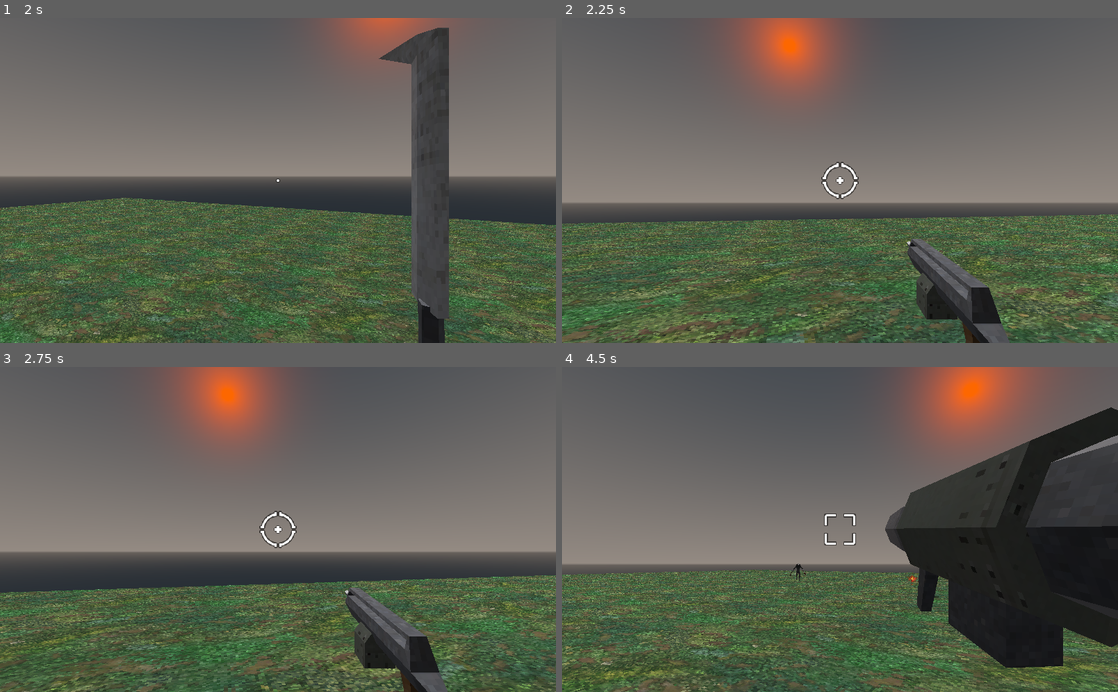
Above: before the commit, frames 1-4 (two rows, left to right).
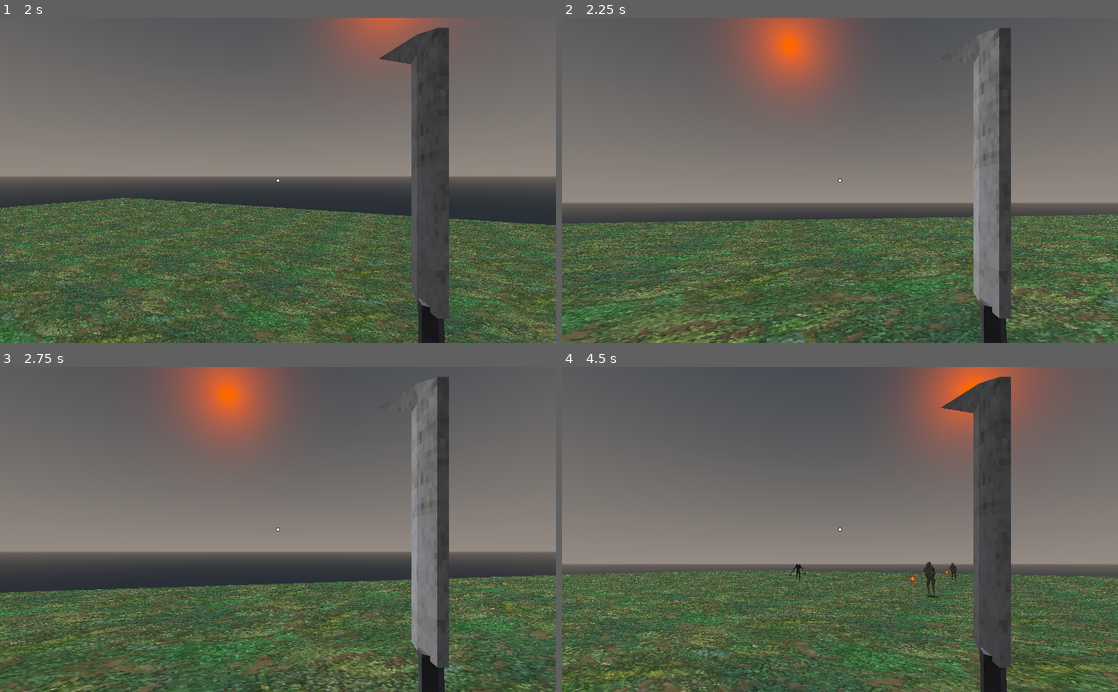
Above: after the commit, the same moments.

Repository: ikilinc1/-Godot-Engine-Retro-3D-FPS
Game: Godot game, scene res://World.tscn
Same seed, same stepped clock (60 frames per second), same inputs: the game is played once before the commit and once after it.
Inputs (mouse positions are in pixels of both pictures, inside the frame that each line leads up to):
- Up to frame 1 (2 s): tap Enter at 0.5 s; move the mouse to (305, 180) at 0.52 s; press the mouse at (305, 180) at 0.53 s; hold W (move_forwards) from 0.53 s (still down); tap Space (jump) at 0.77, 1.52 s; move the mouse to (250, 180) at 1.27 s; release the mouse at (250, 180) at 1.28 s; tap 1 at 1.35 s
- Up to frame 2 (2.25 s): keep holding W (move_forwards); move the mouse to (851, 174) at 2.02 s; tap 2 at 2.1 s
- Up to frame 3 (2.75 s): keep holding W (move_forwards)
- Up to frame 4 (4.5 s): keep holding W (move_forwards); move the mouse to (834, 536) at 2.77 s; tap 3 at 2.85 s; tap Space (jump) at 3.02, 3.77 s; tap R (restart) at 3.5 s; move the mouse to (878, 532) at 3.52 s; tap 4 at 3.6 s; move the mouse to (795, 526) at 4.27 s; tap 5 at 4.35 s

Frame 1 is identical in both runs. In frame 2, 6.5% of the frame differs, in the area x 46-81%, y 2-100%; in frame 3, 6.3%; in frame 4, 24%, in the area x 47-100%, y 2-100%.

Commit message:
added pickup manager and weapon unlock system via pickups

Diff:
--- a/Retro-3D-FPS/characters/HealthManager.gd
+++ b/Retro-3D-FPS/characters/HealthManager.gd
@@ -71,3 +71,8 @@
 	get_tree().get_root().add_child(gibs_inst)
 	gibs_inst.global_transform.origin = global_transform.origin
 	gibs_inst.enable_gibs()
+
+func get_pickup(pickup_type, ammo):
+	match pickup_type:
+		Pickup.PICKUP_TYPES.HEALTH:
+			heal(ammo)
--- /dev/null
+++ b/Retro-3D-FPS/characters/player/PickupManager.gd
@@ -0,0 +1,18 @@
+extends Area
+
+signal got_pickup
+
+var max_player_health = 0
+var cur_player_health = 0
+
+func update_player_health(amnt):
+	cur_player_health + amnt
+
+func _ready():
+	connect("area_entered",self, "on_area_enter")
+
+func on_area_enter(pickup: Pickup):
+	if pickup.pickup_type == Pickup.PICKUP_TYPES.HEALTH and cur_player_health == max_player_health:
+		return
+	emit_signal("got_pickup", pickup.pickup_type, pickup.ammo)
+	pickup.queue_free()
--- a/Retro-3D-FPS/characters/player/Player.gd
+++ b/Retro-3D-FPS/characters/player/Player.gd
@@ -19,12 +19,18 @@
 onready var character_mover = $CharacterMover
 onready var health_manager = $HealthManager
 onready var weapon_manager = $Camera/WeaponManager
+onready var pickup_manager = $PickupManager
 
 var dead = false
 
 func _ready():
 	Input.set_mouse_mode(Input.MOUSE_MODE_CAPTURED)
 	character_mover.init(self)
+
+	pickup_manager.max_player_health = health_manager.max_health
+	health_manager.connect("health_changed",pickup_manager, "update_player_health")
+	pickup_manager.connect("got_pickup", weapon_manager,"get_pickup")
+	pickup_manager.connect("got_pickup", health_manager,"get_pickup")
 	health_manager.init()
 	health_manager.connect("dead", self, "kill")
 	weapon_manager.init($Camera/FirePoint, [self])
--- a/Retro-3D-FPS/characters/player/Player.tscn
+++ b/Retro-3D-FPS/characters/player/Player.tscn
@@ -20,6 +20,7 @@
 [ext_resource path="res://weapons/crosshairs/crosshair026.png" type="Texture" id=18]
 [ext_resource path="res://weapons/crosshairs/crosshair001.png" type="Texture" id=19]
 [ext_resource path="res://weapons/crosshairs/crosshair066.png" type="Texture" id=20]
+[ext_resource path="res://characters/player/PickupManager.gd" type="Script" id=21]
 
 [sub_resource type="CapsuleShape" id=1]
 radius = 0.5
@@ -397,6 +398,9 @@
 
 [sub_resource type="SphereShape" id=18]
 radius = 50.0
+
+[sub_resource type="CapsuleShape" id=19]
+radius = 0.7
 
 [node name="Player" type="KinematicBody" groups=["player"]]
 collision_layer = 6
@@ -620,6 +624,15 @@
 [node name="Timer" type="Timer" parent="."]
 autostart = true
 
+[node name="PickupManager" type="Area" parent="."]
+collision_layer = 0
+collision_mask = 8
+script = ExtResource( 21 )
+
+[node name="CollisionShape" type="CollisionShape" parent="PickupManager"]
+transform = Transform( 1, 0, 0, 0, -4.37114e-08, -1, 0, 1, -4.37114e-08, 0, 1, 0 )
+shape = SubResource( 19 )
+
 [connection signal="fired" from="Camera/WeaponManager/Weapons/MachineGun" to="Camera/WeaponManager/Weapons/MachineGun/Graphics/MuzzleFlash" method="flash"]
 [connection signal="fired" from="Camera/WeaponManager/Weapons/Shotgun" to="Camera/WeaponManager/Weapons/Shotgun/Graphics/MuzzleFlash" method="flash"]
 [connection signal="fired" from="Camera/WeaponManager/Weapons/RocketLauncher" to="Camera/WeaponManager/Weapons/RocketLauncher/Graphics/MuzzleFlash" method="flash"]
--- a/Retro-3D-FPS/characters/player/WeaponManager.gd
+++ b/Retro-3D-FPS/characters/player/WeaponManager.gd
@@ -3,9 +3,9 @@
 enum WEAPON_SLOTS {MACHETE, MACHINE_GUN, SHOTGUN, ROCKET_LAUNCHER}
 var slots_unlocked = {
 	WEAPON_SLOTS.MACHETE: true,
-	WEAPON_SLOTS.MACHINE_GUN: true,
-	WEAPON_SLOTS.SHOTGUN: true,
-	WEAPON_SLOTS.ROCKET_LAUNCHER: true,
+	WEAPON_SLOTS.MACHINE_GUN: false,
+	WEAPON_SLOTS.SHOTGUN: false,
+	WEAPON_SLOTS.ROCKET_LAUNCHER: false,
 }
 
 onready var anim_player = $AnimationPlayer
@@ -18,6 +18,8 @@
 var fire_point : Spatial
 var bodies_to_exlude: Array = []
 
+signal ammo_changed
+
 func init(_fire_point: Spatial, _bodies_to_exclude: Array):
 	fire_point = _fire_point
 	bodies_to_exlude = _bodies_to_exclude
@@ -28,6 +30,9 @@
 	weapons[WEAPON_SLOTS.MACHINE_GUN].connect("fired", self, "alert_nearby_enemies")
 	weapons[WEAPON_SLOTS.SHOTGUN].connect("fired", self, "alert_nearby_enemies")
 	weapons[WEAPON_SLOTS.ROCKET_LAUNCHER].connect("fired", self, "alert_nearby_enemies")
+
+	for weapon in weapons:
+		weapon.connect("fired", self, "emit_ammo_changed_signal")
 
 	switch_to_weapon_slot(WEAPON_SLOTS.MACHETE)
 
@@ -52,7 +57,7 @@
 func switch_to_weapon_slot(slot_ind: int):
 	if slot_ind < 0 or slot_ind >= slots_unlocked.size():
 		return
-	if !slots_unlocked[cur_slot]:
+	if !slots_unlocked[slot_ind]:
 		return
 	disable_all_weapons()
 	cur_weapon = weapons[slot_ind]
@@ -60,6 +65,7 @@
 		cur_weapon.set_active()
 	else:
 		cur_weapon.show()
+	emit_ammo_changed_signal()
 
 func disable_all_weapons():
 	for weapon in weapons:
@@ -85,3 +91,31 @@
 	for nearby_enemy in nearby_enemies:
 		if nearby_enemy.has_method("alert"):
 			nearby_enemy.alert(false)
+
+func get_pickup(pickup_type, ammo):
+	match pickup_type:
+		Pickup.PICKUP_TYPES.MACHINE_GUN:
+			if !slots_unlocked[WEAPON_SLOTS.MACHINE_GUN]:
+				slots_unlocked[WEAPON_SLOTS.MACHINE_GUN] = true
+				switch_to_weapon_slot(WEAPON_SLOTS.MACHINE_GUN)
+			weapons[WEAPON_SLOTS.MACHINE_GUN].ammo += ammo
+		Pickup.PICKUP_TYPES.MACHINE_GUN_AMMO:
+			weapons[WEAPON_SLOTS.MACHINE_GUN].ammo += ammo
+		Pickup.PICKUP_TYPES.SHOTGUN:
+			if !slots_unlocked[WEAPON_SLOTS.SHOTGUN]:
+				slots_unlocked[WEAPON_SLOTS.SHOTGUN] = true
+				switch_to_weapon_slot(WEAPON_SLOTS.SHOTGUN)
+			weapons[WEAPON_SLOTS.SHOTGUN].ammo += ammo
+		Pickup.PICKUP_TYPES.SHOTGUN_AMMO:
+			weapons[WEAPON_SLOTS.SHOTGUN].ammo += ammo
+		Pickup.PICKUP_TYPES.ROCKET_LAUNCHER:
+			if !slots_unlocked[WEAPON_SLOTS.ROCKET_LAUNCHER]:
+				slots_unlocked[WEAPON_SLOTS.ROCKET_LAUNCHER] = true
+				switch_to_weapon_slot(WEAPON_SLOTS.ROCKET_LAUNCHER)
+			weapons[WEAPON_SLOTS.ROCKET_LAUNCHER].ammo += ammo
+		Pickup.PICKUP_TYPES.ROCKET_LAUNCHER_AMMO:
+			weapons[WEAPON_SLOTS.ROCKET_LAUNCHER].ammo += ammo
+	emit_ammo_changed_signal()
+
+func emit_ammo_changed_signal():
+	emit_signal("ammo_changed", cur_weapon.ammo)
Not shown: 1 places in Retro-3D-FPS/characters/player/Player.tscn that only renumber resources
